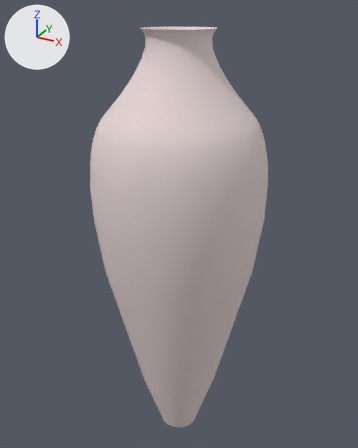
Two versions of the FBX model Assets/vase.fbx, one commit apart.
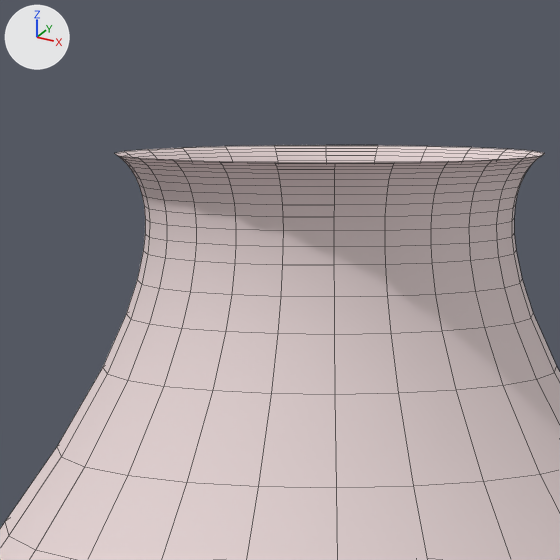
Each version is shown whole from a camera (50 mm lens) standing at (2.319, -4.214, 4.46) and looking at (-0.059, 0.109, 2.298), then close up on the part from 33% to 62% of the width and 0% to 23% of the height. Arrows for +X, +Y and +Z are at upper left; the lights stay in place. The close-ups show mesh edges as thin lines. Where no turn or scale is listed for an object, it has been applied to the vertices.

The first close-up shows 'Lathe_1'.
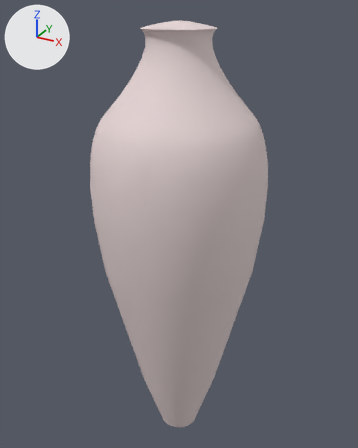
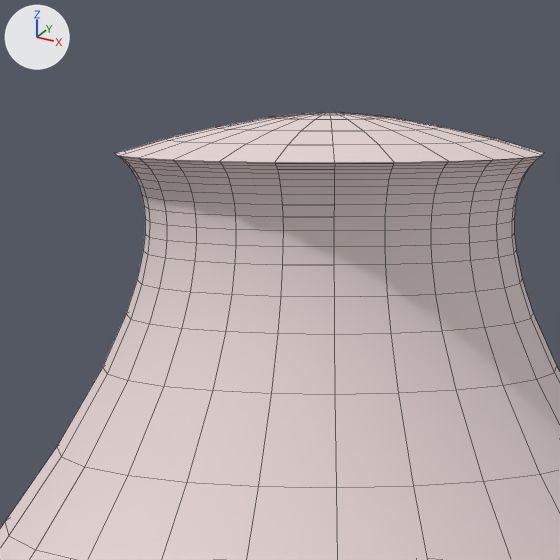
The newer file is also turned or shifted as a whole; pictures and numbers use the older file's frame.

Boxes (x1, y1, x2, y2) around the edits, measured in the close-ups (560 x 560 px):
'Lathe_1', reshaped
    before: (0, 145, 560, 560)
    after: (0, 112, 560, 560)
part 1 of me_mesh, added
    after: (114, 112, 545, 163)

The edits, one by one:
me_mesh is used by ob_lathe_1; location (0.0, 0.0, 2.667).
me_mesh had 720 vertices, 696 faces and spanned x -0.9..0.9, y -0.9..0.9, z -2.97..1.61.
me_mesh now has 840 vertices, 827 faces and spans x -0.9..0.9, y -0.9..0.9, z -2.97..1.67.
me_mesh part 1: 120 vertices added at x -0.27..0.27, y -0.27..0.27, z 1.63..1.67.
